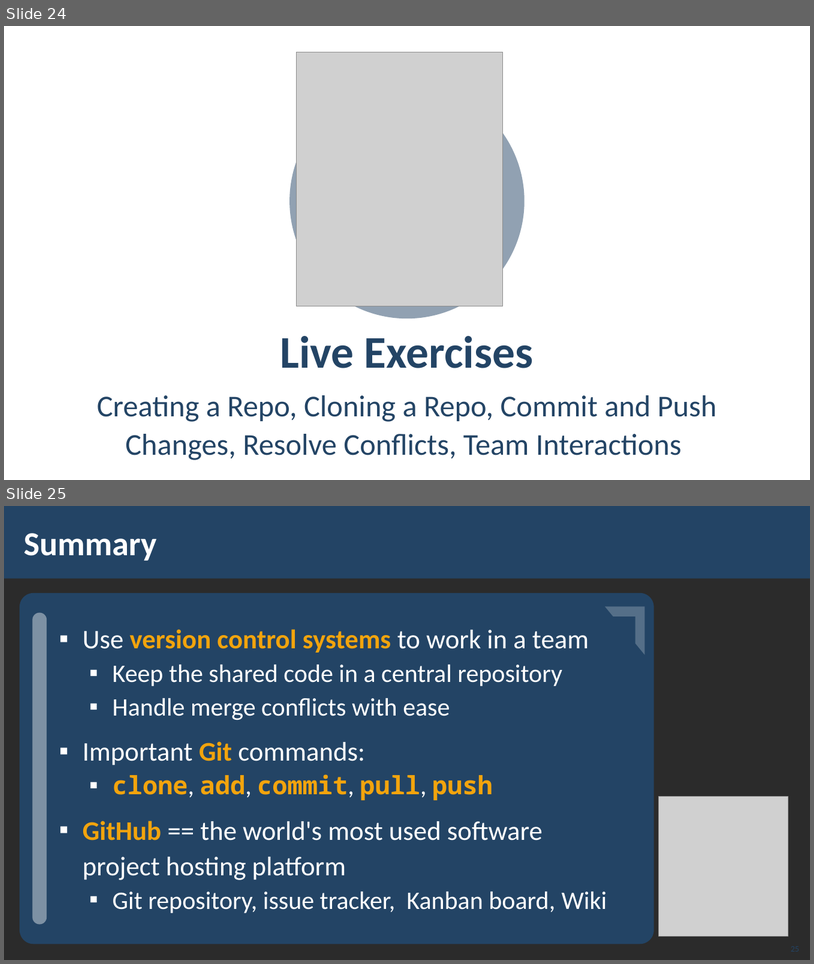
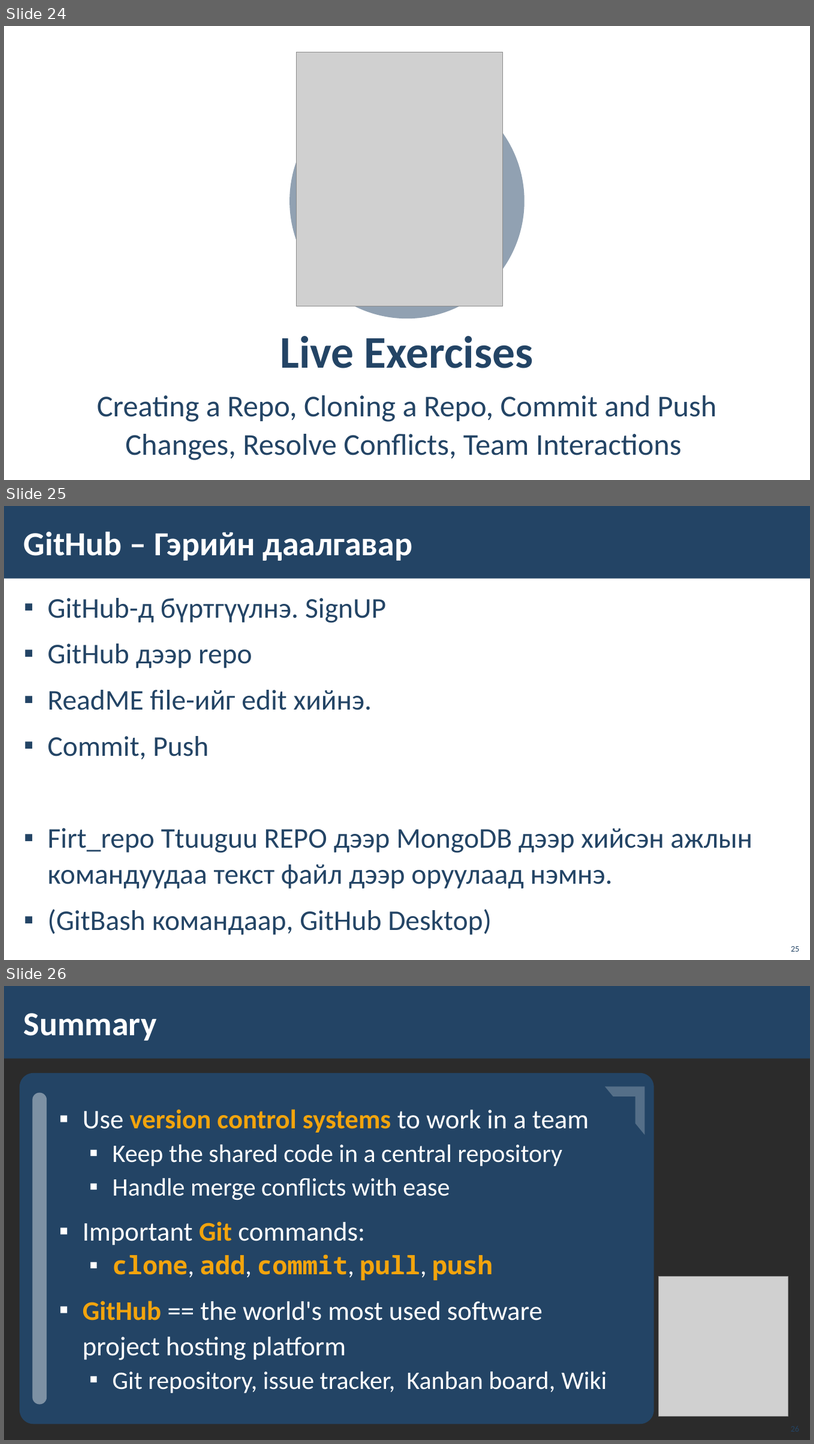
Before and after one commit to iT-Undarmaa/first_repo, a slide deck: 08. Git-and-GitHub.pptx. Shown one above the other, each under a label of ours: slides 24 and 25 before the commit, slides 24, 25 and 26 after it. The pictures are 814x964 and 814x1444 pixels, drawn with LibreOffice and Linux fonts; fonts in the diff are those of the drawing; grey boxes stand for pictures; background and template pictures are left out; a plain dark background stands for a picture behind light text. Boxes give left, top, right and bottom in pixels: in the first picture for what was removed or moved away, otherwise in the second. Text is boxed around its words. In the diff, an @@ line names an element or a change of style, - is before the commit and + after.

Commit message:
Update 08. Git-and-GitHub.pptx
updated homework

```diff
--- a/08. Git-and-GitHub.pptx
+++ b/08. Git-and-GitHub.pptx
@@ slide 25 added at (x1=4, y1=506, x2=810, y2=960), background picture (left out); not listed: 1 template element that a slide beside it also shows @@
@@ title added at (x1=24, y1=531, x2=413, y2=561), 40 pt, text #FFFFFF, bold @@
+GitHub – Гэрийн даалгавар
@@ text added at (x1=48, y1=598, x2=753, y2=934), 34 pt, text #234465 @@
+▪ GitHub-д бүртгүүлнэ. SignUP
+▪ GitHub дээр repo
+▪ ReadME file-ийг edit хийнэ.
+▪ Commit, Push
+▪ Firt_repo Ttuuguu REPO дээр MongoDB дээр хийсэн ажлын командуудаа текст файл дээр оруулаад нэмнэ.
+▪ (GitBash командаар, GitHub Desktop)
@@ page number added at (x1=791, y1=946, x2=800, y2=951), 10 pt, text #234465 @@
+25
@@ what was slide 25 is now slide 26 @@
```
Also in this commit, not shown: 1 other file.
